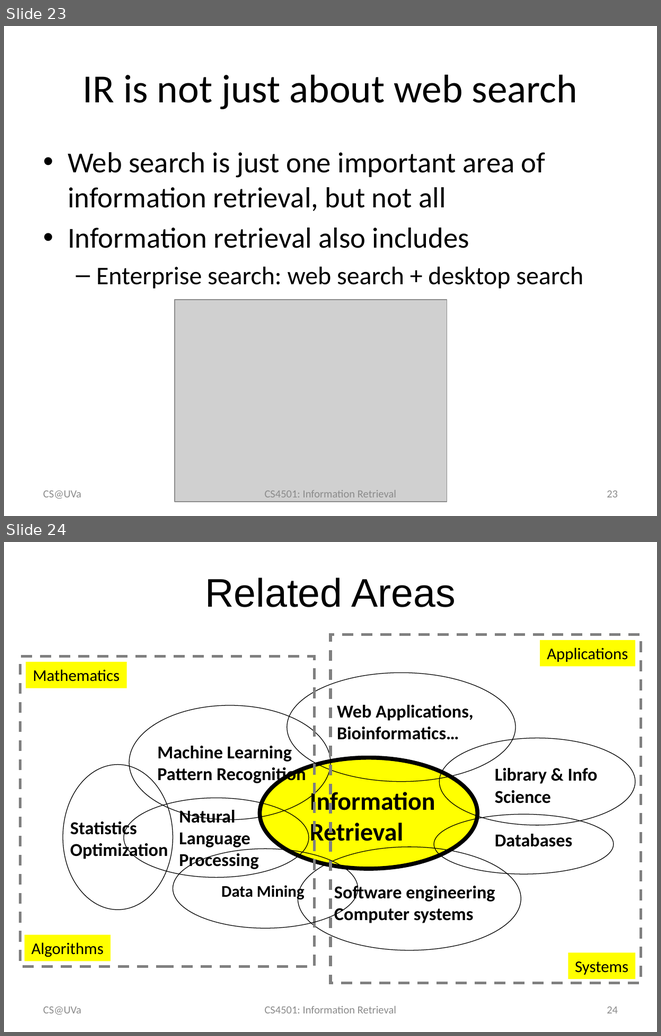
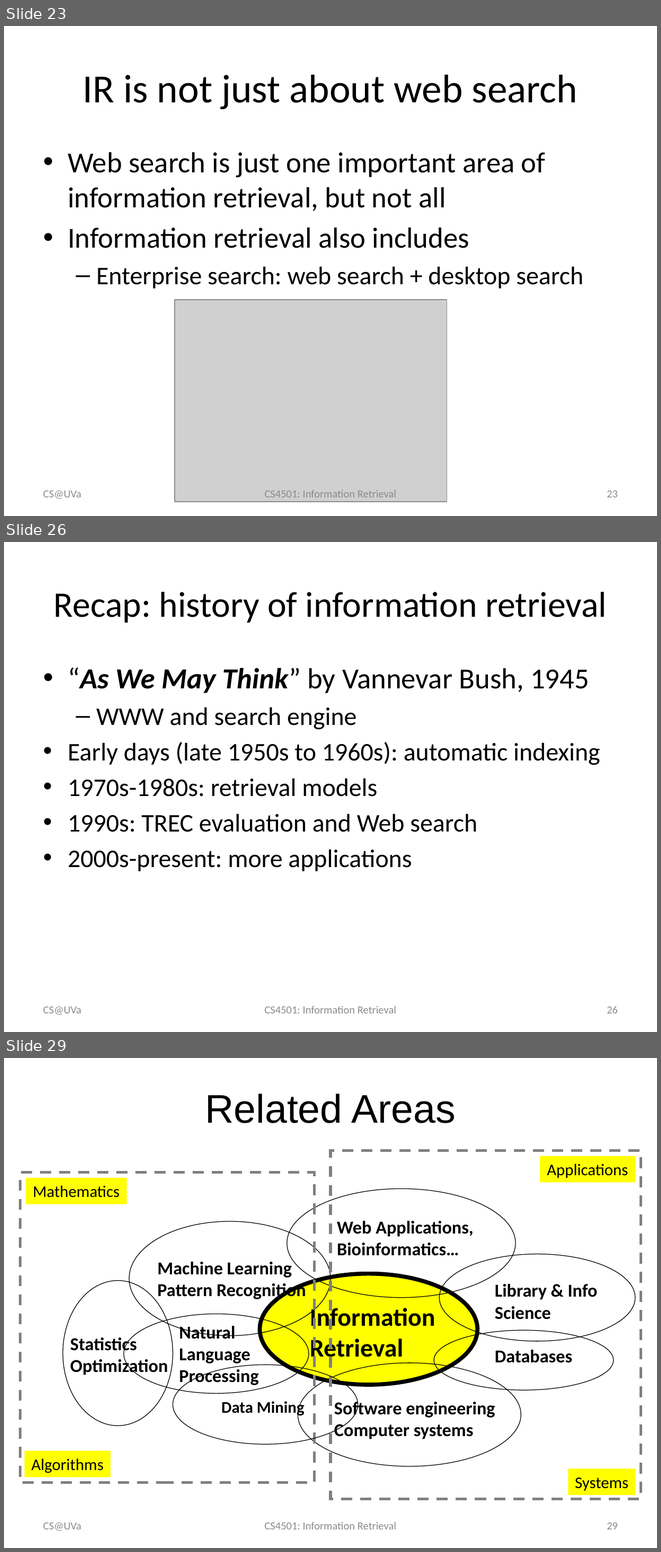
Before and after one commit to wang296/IR2015, a slide deck: docs/Introduction to Information Retrieval.pptx. Shown one above the other, each under a label of ours: slides 23 and 24 before the commit, slides 23, 26 and 29 after it; the slides between them are not shown. The pictures are 661x1036 and 661x1552 pixels, drawn with LibreOffice and Linux fonts; fonts in the diff are those of the drawing; grey boxes stand for pictures. Boxes give left, top, right and bottom in pixels: in the first picture for what was removed or moved away, otherwise in the second. Text is boxed around its words. In the diff, an @@ line names an element or a change of style, - is before the commit and + after.

```diff
--- a/docs/Introduction to Information Retrieval.pptx
+++ b/docs/Introduction to Information Retrieval.pptx
@@ slide 26 added at bbox=[4, 542, 657, 1032], background #FFFFFF @@
@@ title added at bbox=[54, 592, 607, 623], 39.6 pt, text #000000 @@
+Recap: history of information retrieval
@@ text added at bbox=[68, 667, 600, 871], 28 pt, text #000000 @@
+• “As We May Think” by Vannevar Bush, 1945
+  – WWW and search engine
+• Early days (late 1950s to 1960s): automatic indexing
+• 1970s-1980s: retrieval models
+• 1990s: TREC evaluation and Web search
+• 2000s-present: more applications
@@ text added at bbox=[43, 1006, 81, 1014], 12 pt, text #8C8C8C @@
+CS@UVa
@@ text added at bbox=[265, 1006, 396, 1013], 12 pt, text #8C8C8C @@
+CS4501: Information Retrieval
@@ page number added at bbox=[607, 1006, 618, 1013], 12 pt, text #8C8C8C @@
+26
@@ what was slide 24 is now slide 29 @@
@@ page number at bbox=[607, 1522, 618, 1529]: text changed @@
-24
+29
```
Also in this commit, not shown: 4 other slides added, 4 other files.
